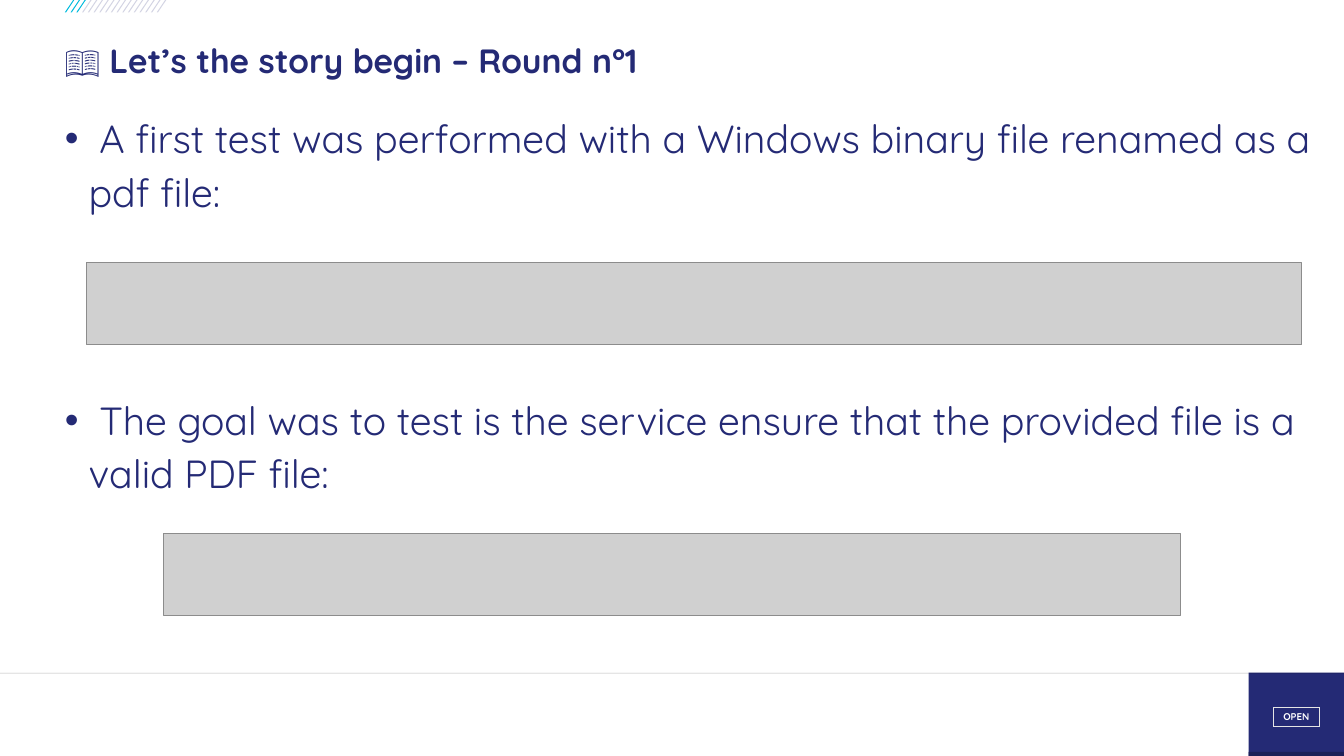
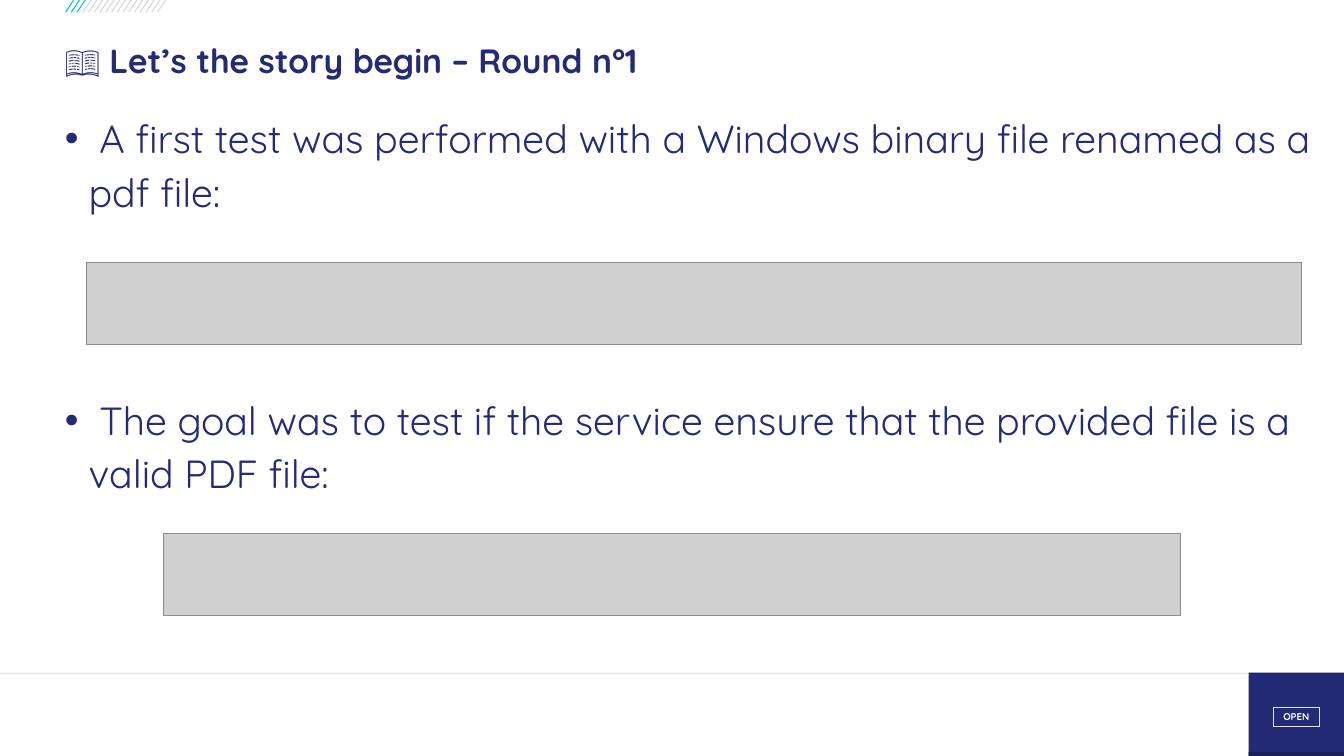
Before and after one commit to righettod/voxxeddays-lux-2026, a slide deck: slide 11 of presentation.pptx. Drawn at 1344x756 pixels with LibreOffice and Linux fonts; fonts in the diff are those of the drawing; grey boxes stand for pictures; background and template pictures are left out. Boxes give left, top, right and bottom in pixels: in the first picture for what was removed or moved away, otherwise in the second. Text is boxed around its words. In the diff, an @@ line names an element or a change of style, - is before the commit and + after.

Commit message:
fix typo

```diff
--- a/presentation.pptx
+++ b/presentation.pptx
@@ text at bbox=[89, 406, 1290, 489]: text changed @@
-• The goal was to test is the service ensure that the provided file is a valid PDF file:
+• The goal was to test if the service ensure that the provided file is a valid PDF file:
```
